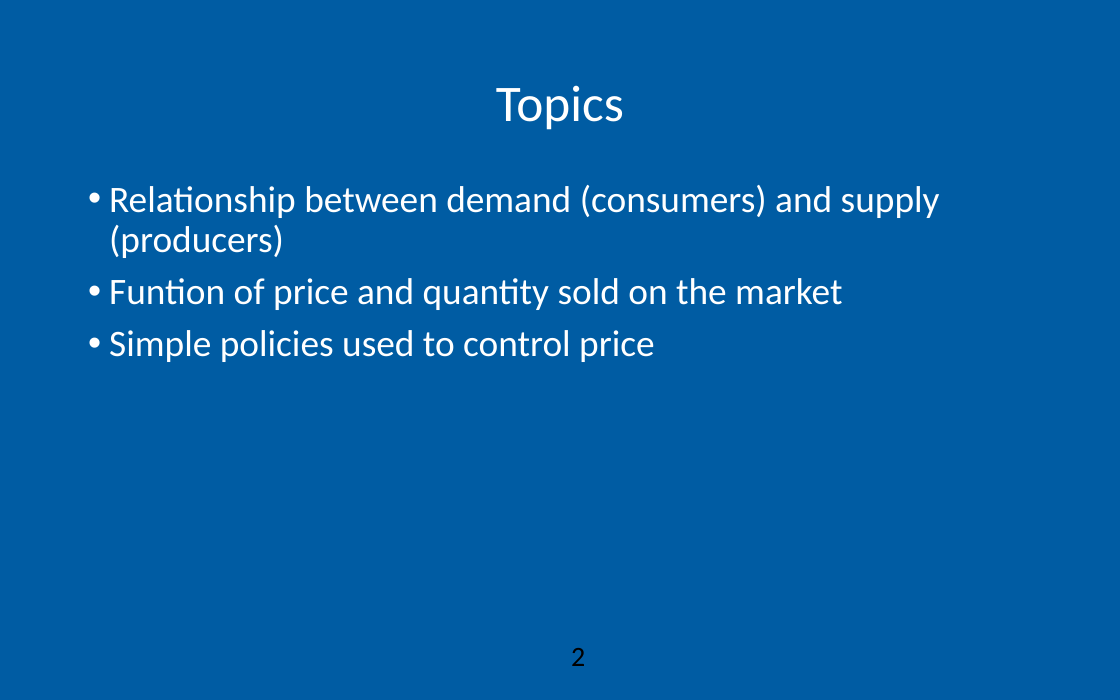
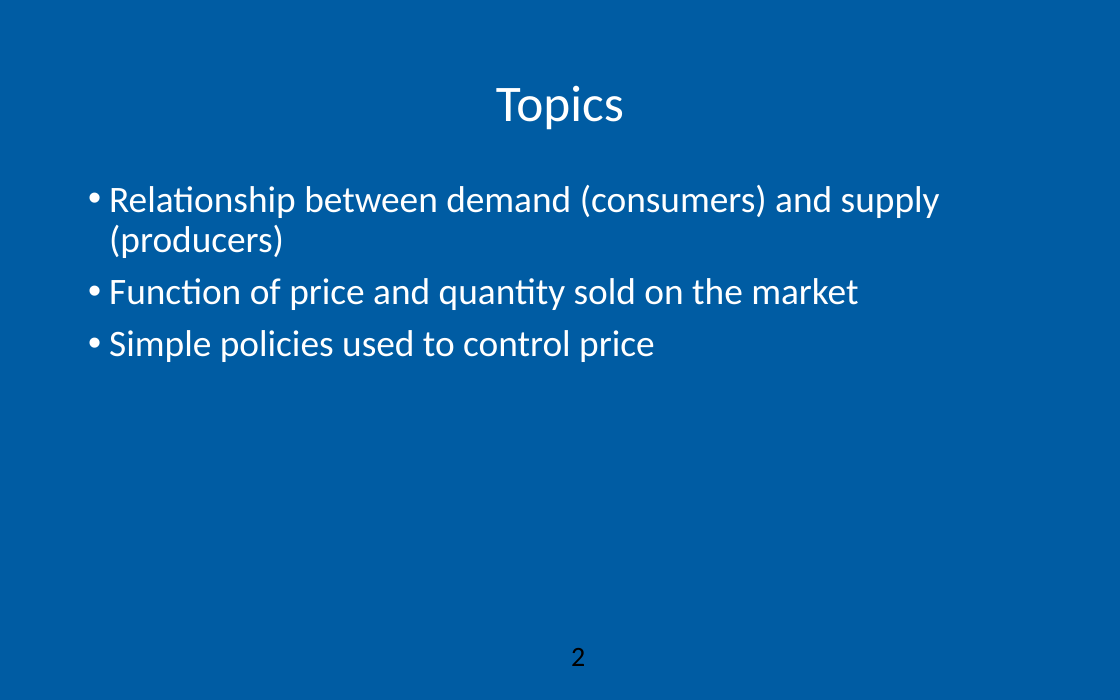
Before and after one commit to AEGDDI/idr305, a slide deck: slide 2 of lectures/L6.pptx. Drawn at 1120x700 pixels with LibreOffice and Linux fonts; fonts in the diff are those of the drawing; background and template pictures are left out. Boxes give left, top, right and bottom in pixels: in the first picture for what was removed or moved away, otherwise in the second. Text is boxed around its words. In the diff, an @@ line names an element or a change of style, - is before the commit and + after.

```diff
--- a/lectures/L6.pptx
+++ b/lectures/L6.pptx
@@ text at [109,278,858,310]: text changed @@
-• Funtion of price and quantity sold on the market
+• Function of price and quantity sold on the market
```
Also in this commit, not shown: 3 other slides changed, 1 other file.
